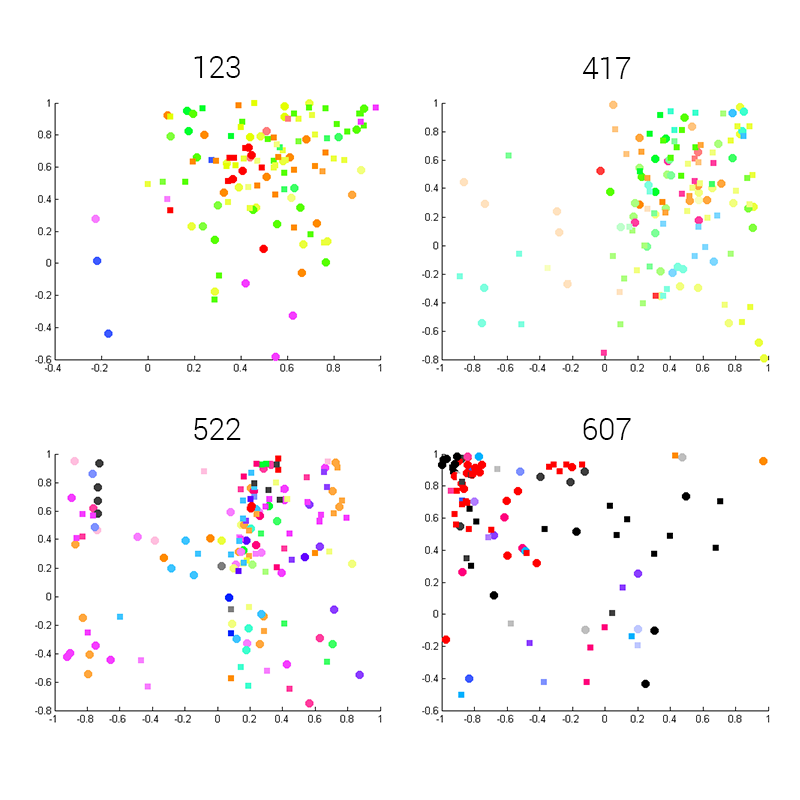
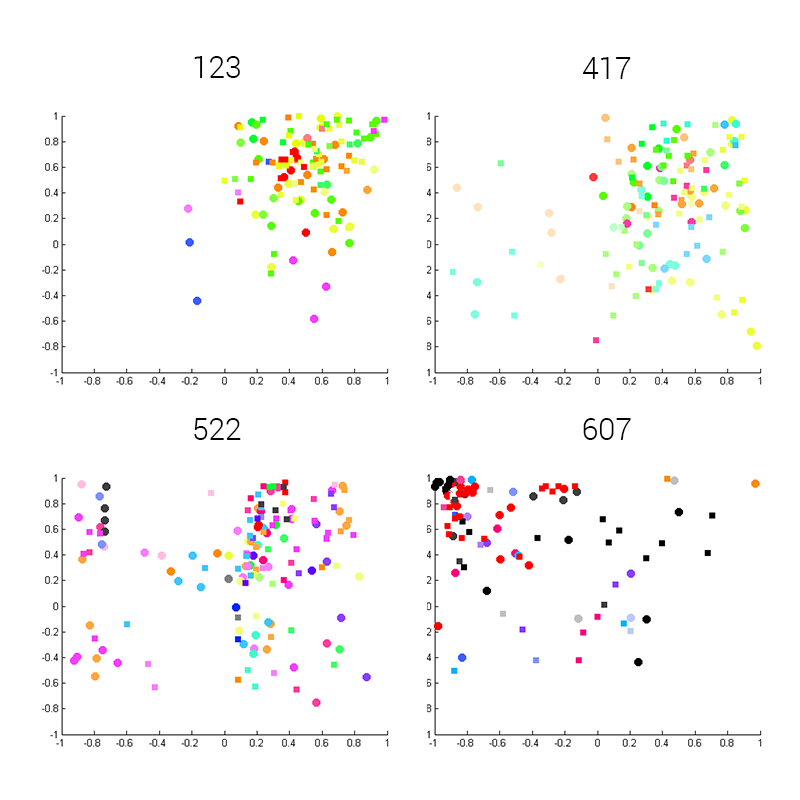
Before/after of a 800x800 layered artwork. What changed in the layer stack:
painted on "522" (2nd of 2) over [left=35, top=450, right=427, bottom=747]
moved "123" (2nd of 2) above "417", painted on it over [left=35, top=99, right=427, bottom=385]
painted on "417" (2nd of 2) over [left=380, top=99, right=770, bottom=385]
moved "607" (2nd of 2) above "Background", painted on it over [left=380, top=450, right=770, bottom=747]
